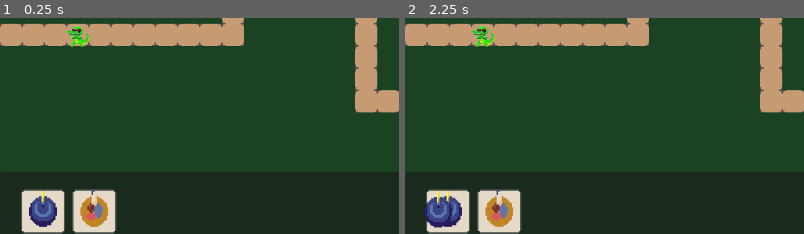
Above: before the commit, frames 1-2 (left to right).
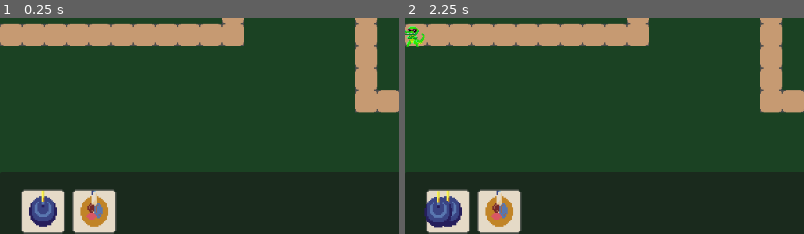
Above: after the commit, the same moments.

Repository: NHemmerly/tower_defense_uwu
Game: Godot game, scene res://levels/level_1/level_1.tscn
Same seed, same stepped clock (60 frames per second), same inputs: the game is played once before the commit and once after it. The project has no main scene, so this scene is started directly.
Inputs (mouse positions are % of the whole screen's width and height, from its top left):
- Up to frame 1 (0.25 s): no input
- Up to frame 2 (2.25 s): tap Enter at 0.5, 2 s; move the mouse to (5, 91) at 0.52 s; click (5, 91) at 0.6 s; tap Space at 1.25 s; move the mouse to (12, 91) at 1.27 s; click (12, 91) at 1.35 s; move the mouse to (4, 91) at 2.02 s; click (4, 91) at 2.1 s
The pictures show only the part of the screen within x 0-50%, y 46-96%; the shares and areas given below are measured in that part.

The runs differ from the first frame. In frame 1, 0.3% of the frame differs, in the area x 16-23%, y 3-14%; in frame 2, 0.6%, in the area x 0-23%, y 3-14%.

Commit message:
spawn mobs at a spawn point no nav yet

Diff:
--- a/entities/base_entity/entity.gd
+++ b/entities/base_entity/entity.gd
@@ -4,11 +4,35 @@
 @export var ent_name: String
 @export_enum("enemy", "ally") var type
 @export var health: Health
+@export var nav_agent: NavigationAgent2D
+@export var movement_speed: float
 
 signal died(entity: Entity)
 
 func _ready() -> void:
+	nav_agent.velocity_computed.connect(Callable(_on_velocity_computed))
 	connect("died", Events._on_entity_died)
+
+func set_movement_target(movement_target: Vector2):
+	nav_agent.set_target_position(movement_target)
+
+func _physics_process(delta: float) -> void:
+	if NavigationServer2D.map_get_iteration_id(nav_agent.get_navigation_map()) == 0:
+		return
+	if nav_agent.is_navigation_finished():
+		return
+
+	var next_path_position: Vector2 = nav_agent.get_next_path_position()
+	var new_velocity: Vector2 = global_position.direction_to(next_path_position) \
+	* movement_speed
+	if nav_agent.avoidance_enabled:
+		nav_agent.set_velocity(new_velocity)
+	else:
+		_on_velocity_computed(new_velocity)
+
+func _on_velocity_computed(safe_velocity: Vector2):
+	velocity = safe_velocity
+	move_and_slide()
 
 func _on_health_died() -> void:
 	died.emit(self)
--- /dev/null
+++ b/entities/base_entity/entity_data.gd
@@ -0,0 +1,4 @@
+class_name EntityData
+extends Resource
+
+@export var entity: PackedScene
--- /dev/null
+++ b/entities/components/movement.gd
@@ -0,0 +1,2 @@
+class_name Movement
+extends Node2D
--- /dev/null
+++ b/entities/components/movement.tscn
@@ -0,0 +1,6 @@
+[gd_scene load_steps=2 format=3 uid="uid://djuc1qtrcxsbl"]
+
+[ext_resource type="Script" uid="uid://bmec1iivaoeli" path="res://entities/components/movement.gd" id="1_wipf8"]
+
+[node name="Movement" type="Node2D"]
+script = ExtResource("1_wipf8")
--- a/entities/enemies/croc/Croc.tscn
+++ b/entities/enemies/croc/Croc.tscn
@@ -6,11 +6,14 @@
 
 [sub_resource type="CapsuleShape2D" id="CapsuleShape2D_7fd03"]
 
-[node name="Croc" type="CharacterBody2D" node_paths=PackedStringArray("health")]
+[node name="Croc" type="CharacterBody2D" node_paths=PackedStringArray("health", "nav_agent")]
+motion_mode = 1
 script = ExtResource("1_l0ux4")
 ent_name = "Croc"
 type = 0
 health = NodePath("Health")
+nav_agent = NodePath("NavigationAgent2D")
+movement_speed = 100.0
 metadata/_custom_type_script = "uid://whor4jgqnmt5"
 
 [node name="Health" type="Node2D" parent="."]
@@ -24,4 +27,6 @@
 [node name="Sprite2D" type="Sprite2D" parent="."]
 texture = ExtResource("3_vpfcn")
 
+[node name="NavigationAgent2D" type="NavigationAgent2D" parent="."]
+
 [connection signal="died" from="Health" to="." method="_on_health_died"]
--- /dev/null
+++ b/entities/enemies/croc/croc_data.tres
@@ -0,0 +1,9 @@
+[gd_resource type="Resource" script_class="EntityData" load_steps=3 format=3 uid="uid://1lhwvbqk8j7f"]
+
+[ext_resource type="PackedScene" uid="uid://wx5wae6srfq8" path="res://entities/enemies/croc/Croc.tscn" id="1_0js2k"]
+[ext_resource type="Script" uid="uid://dkah6g7rvie8n" path="res://entities/base_entity/entity_data.gd" id="1_pshjr"]
+
+[resource]
+script = ExtResource("1_pshjr")
+entity = ExtResource("1_0js2k")
+metadata/_custom_type_script = "uid://dkah6g7rvie8n"
--- a/entities/towers/base_tower/turret.gd
+++ b/entities/towers/base_tower/turret.gd
@@ -17,7 +17,6 @@
 		rotate(PI/2)
 
 func shoot() -> void:
-	print("grouchie")
 	var current_scene = get_tree().current_scene
 	var new_bullet = bullet.bullet.instantiate()
 	new_bullet.data = bullet
--- a/levels/base_level/base_level.gd
+++ b/levels/base_level/base_level.gd
@@ -3,13 +3,30 @@
 
 # Each level will include a unique array of a custom resource called "Wave"
 # Each index of the array will be a wave and will be called "Waves"
-
+@export var spawn: Marker2D
+@export var end: Marker2D
+@export var mob: EntityData
+@export var spawn_timer: float
+@export var timer: Timer
 
 # Called when the node enters the scene tree for the first time.
 func _ready() -> void:
-	pass # Replace with function body.
+	timer.start(spawn_timer)
 
 
 # Called every frame. 'delta' is the elapsed time since the previous frame.
 func _process(delta: float) -> void:
 	pass
+
+
+func spawn_mob() -> void:
+	var new_mob = mob.entity.instantiate()
+	add_child(new_mob)
+	new_mob.position = spawn.position
+	new_mob.set_movement_target(end.global_position)
+
+
+
+func _on_timer_timeout() -> void:
+	spawn_mob()
+	timer.start(spawn_timer)
--- a/levels/level_1/level_1.tscn
+++ b/levels/level_1/level_1.tscn
@@ -2,11 +2,16 @@
 
 [ext_resource type="Script" uid="uid://brb355s5qsvyo" path="res://levels/base_level/base_level.gd" id="1_k1ttk"]
 [ext_resource type="PackedScene" uid="uid://dicrq3xol8bmk" path="res://levels/components/base_tile.tscn" id="2_epb64"]
-[ext_resource type="PackedScene" uid="uid://wx5wae6srfq8" path="res://entities/enemies/croc/Croc.tscn" id="4_5b03i"]
+[ext_resource type="Resource" uid="uid://1lhwvbqk8j7f" path="res://entities/enemies/croc/croc_data.tres" id="2_iey7c"]
 [ext_resource type="PackedScene" uid="uid://cxctb6cc25xkg" path="res://core/player/player.tscn" id="4_iey7c"]
 
-[node name="Level1" type="Node2D"]
+[node name="Level1" type="Node2D" node_paths=PackedStringArray("spawn", "end", "timer")]
 script = ExtResource("1_k1ttk")
+spawn = NodePath("spawn")
+end = NodePath("end")
+mob = ExtResource("2_iey7c")
+spawn_timer = 2.0
+timer = NodePath("Timer")
 metadata/_custom_type_script = "uid://brb355s5qsvyo"
 
 [node name="Player" parent="." instance=ExtResource("4_iey7c")]
@@ -14,5 +19,12 @@
 [node name="BaseTile" parent="." instance=ExtResource("2_epb64")]
 tile_map_data = PackedByteArray("AAAAAAAAAQAAAAEAAAAAAAEAAQAAAAEAAAAAAAIAAQAAAAEAAAAAAAMAAQAAAAEAAAAAAAQAAQAAAAEAAAAAAA …(13024 unchanged characters)…
 
-[node name="Croc" parent="." instance=ExtResource("4_5b03i")]
-position = Vector2(113, 337)
+[node name="spawn" type="Marker2D" parent="."]
+position = Vector2(12.9092, 337)
+
+[node name="end" type="Marker2D" parent="."]
+position = Vector2(340.142, 335.055)
+
+[node name="Timer" type="Timer" parent="."]
+
+[connection signal="timeout" from="Timer" to="." method="_on_timer_timeout"]
Not shown, added: entities/base_entity/entity_data.gd.uid
Not shown, added: entities/components/movement.gd.uid
Not shown, changed: assets/.DS_Store
